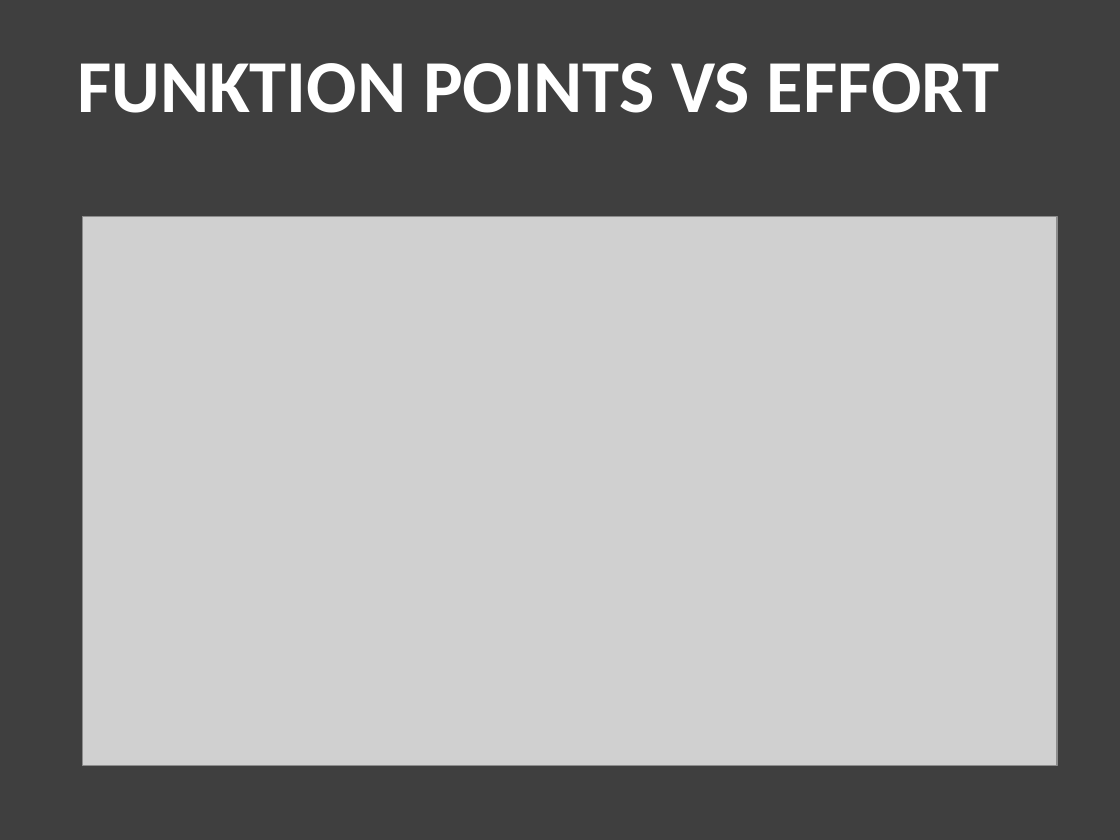
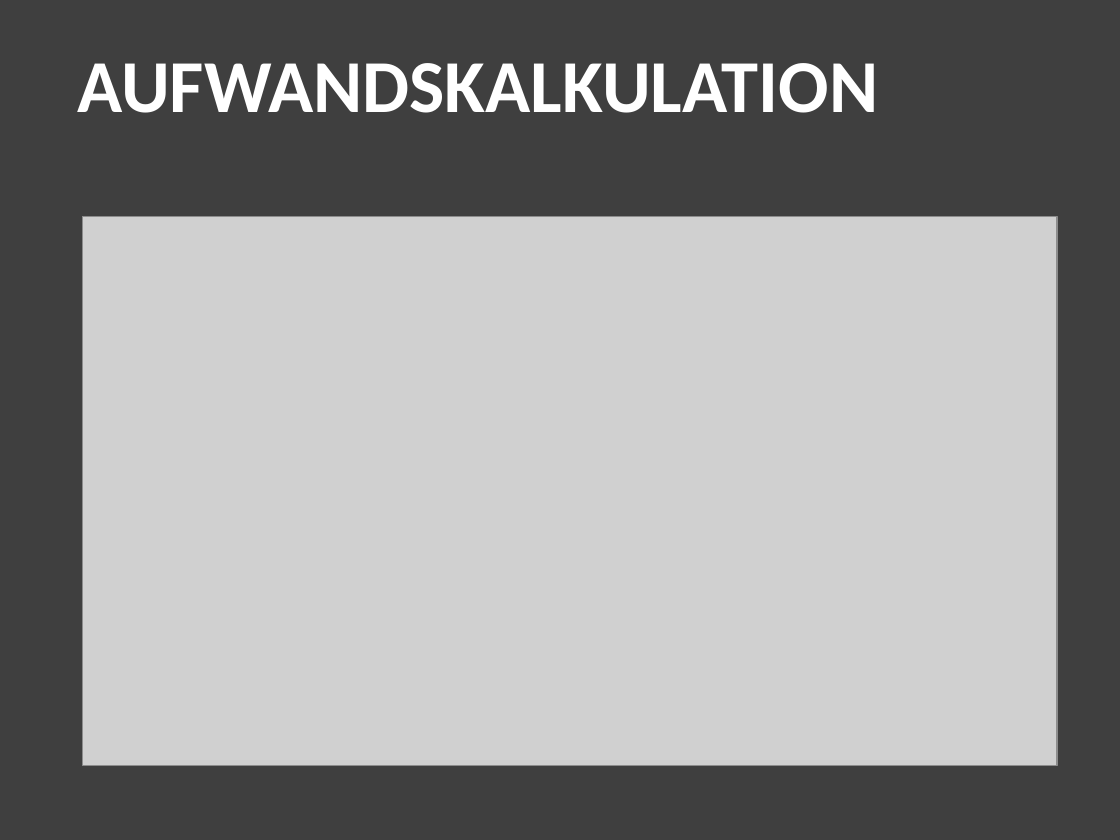
Before and after one commit to jeanin92/DieVerrueckteSightseeingtour, a slide deck: slide 12 of Presentation/abschlusspraesentation.pptx. Drawn at 1120x840 pixels with LibreOffice and Linux fonts; fonts in the diff are those of the drawing; grey boxes stand for pictures; background and template pictures are left out. Boxes give left, top, right and bottom in pixels: in the first picture for what was removed or moved away, otherwise in the second. Text is boxed around its words. In the diff, an @@ line names an element or a change of style, - is before the commit and + after.

```diff
--- a/Presentation/abschlusspraesentation.pptx
+++ b/Presentation/abschlusspraesentation.pptx
@@ text at (x1=77, y1=63, x2=878, y2=113): text changed @@
-FUNKTION POINTS VS EFFORT
+AUFWANDSKALKULATION
```
Also in this commit, not shown: 10 other slides changed, 4 slides added, 4 slides removed, 5 other files.
